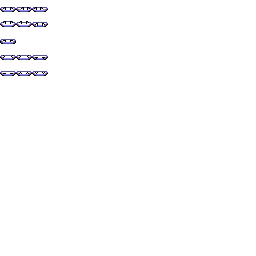
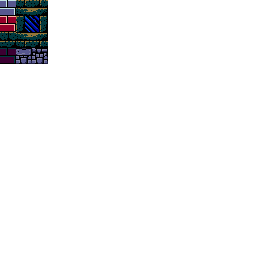
Comparing the layer stacks of the two 256 × 256 images. Changes:
showed "Paint Layer 16 Merged" (1st of 2, in "Tilemap"), painted on it over <box>0,0,48,76</box>
hid "Platform Merged", painted on it over <box>0,0,48,76</box>
